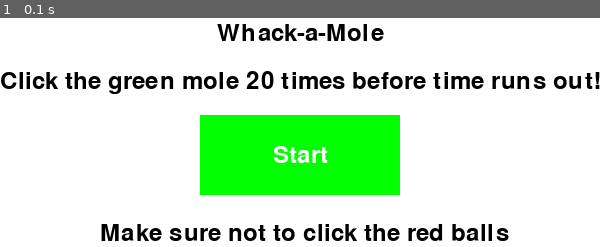
Above: before the commit, frame 1.
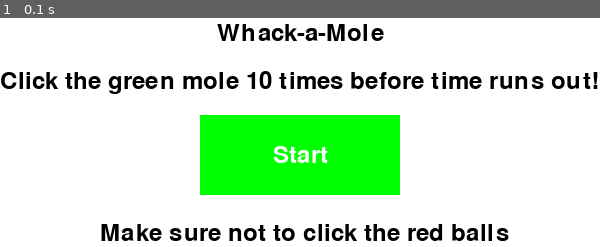
Above: after the commit, the same moment.

Repository: MKF343/PygameProject
Game: pygame game, started from PygameProject.py
Same seed, same stepped clock (60 frames per second), same inputs: the game is played once before the commit and once after it.
Inputs:
- Up to frame 1 (0.1 s): no input

The runs differ from the first frame. In frame 1, 2.1% of the frame differs, in the area x 41-100%, y 23-32%.

Commit message:
Update PygameProject.py

Diff:
--- a/PygameProject.py
+++ b/PygameProject.py
@@ -63,7 +63,7 @@
     pygame.draw.rect(screen, green, buttonrect)
     buttontext = font.render("Start", True, white)
     screen.blit(buttontext, (buttonx + buttonwidth // 2 - buttontext.get_width() // 2, buttony + buttonheight // 2 - buttontext.get_height() // 2))
-    descriptiontext = font.render("Click the green mole 20 times before time runs out!", True, black)
+    descriptiontext = font.render(f"Click the green mole {targetscore} times before time runs out!", True, black)
     screen.blit(descriptiontext, (screenwidth //2 - 300, screenheight // 3.5))
     descriptiontext = font.render("Make sure not to click the red balls", True, black)
     screen.blit(descriptiontext, (screenwidth //2 - 200, screenheight // 1.5))
